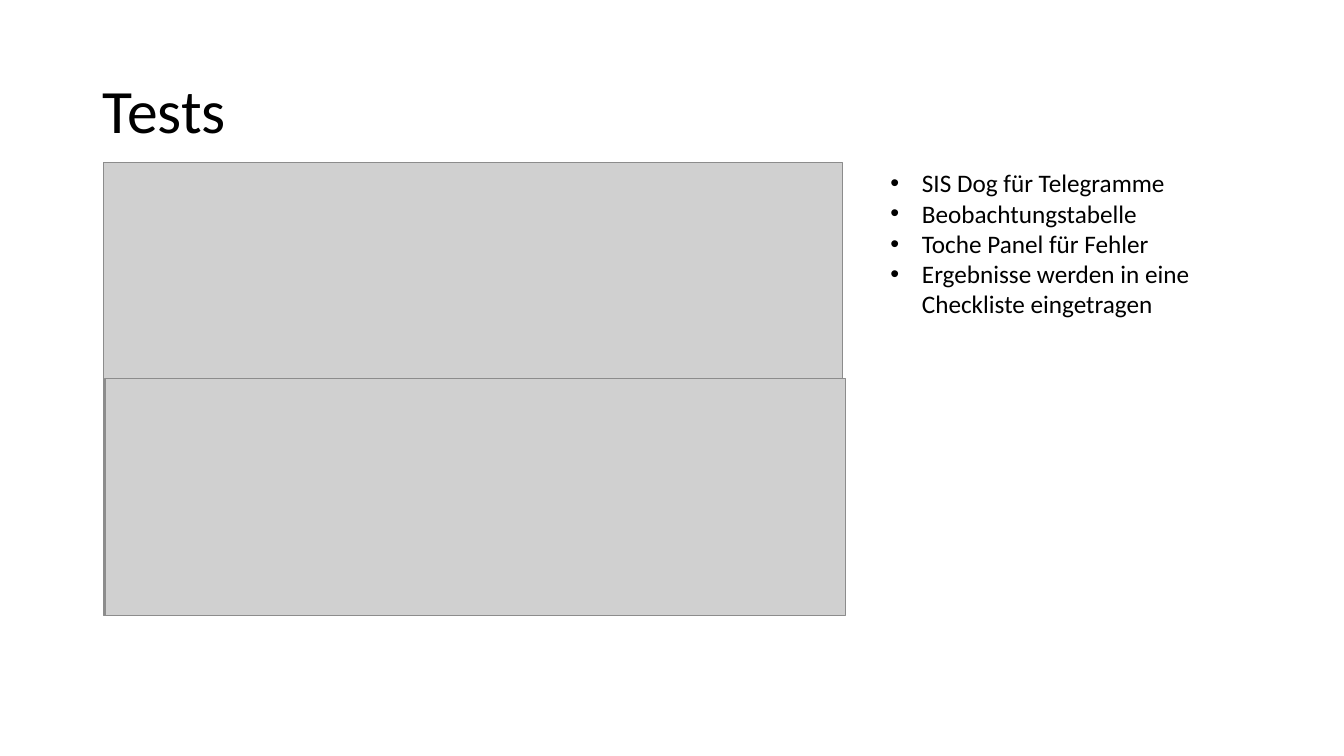
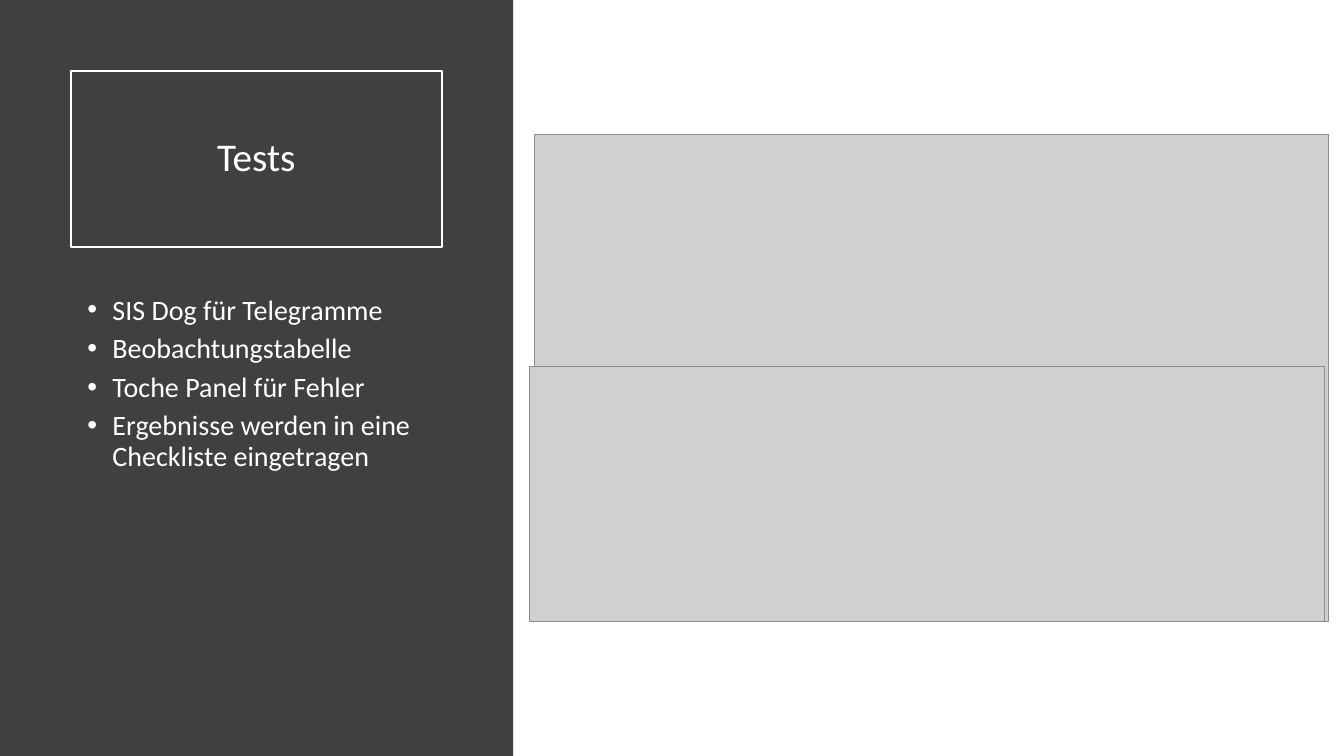
Before and after one commit to AkazeX/Schule, a slide deck: slide 20 of IPA.pptx (slide 19 before the commit). Drawn at 1344x756 pixels with LibreOffice and Linux fonts; fonts in the diff are those of the drawing; grey boxes stand for pictures. Boxes give left, top, right and bottom in pixels: in the first picture for what was removed or moved away, otherwise in the second. Text is boxed around its words. In the diff, an @@ line names an element or a change of style, - is before the commit and + after.

```diff
--- a/IPA.pptx
+++ b/IPA.pptx
@@ rectangle added at box(0, 0, 513, 756), fill #404040 @@
@@ title "Tests": place and size @@
-title "Tests" at box(102, 93, 225, 134)
+title "Tests" at box(71, 71, 442, 247)
@@ title "Tests" at box(71, 71, 442, 247): size 44 to 28 pt, text colour #000000 to #FFFFFF; alignment left to centre; outline none to #FFFFFF 1.5 pt @@
@@ picture: place and size @@
-picture at box(103, 162, 843, 615)
+picture at box(534, 135, 1329, 621)
@@ text "SIS Dog für Telegramme": place and size @@
-text "SIS Dog für Telegramme" at box(922, 174, 1189, 318)
+text "SIS Dog für Telegramme" at box(112, 300, 410, 471)
@@ text "SIS Dog für Telegramme" at box(112, 300, 410, 471): size 18 to 20 pt, text colour #000000 to #FFFFFF; indent changed; line spacing 1 to 0.9; more space between paragraphs @@
@@ picture: place and size @@
-picture at box(105, 378, 845, 615)
+picture at box(529, 367, 1325, 622)
```
Also in this commit, not shown: 18 other slides changed, 2 slides added, 1 slide removed, 1 other file.
